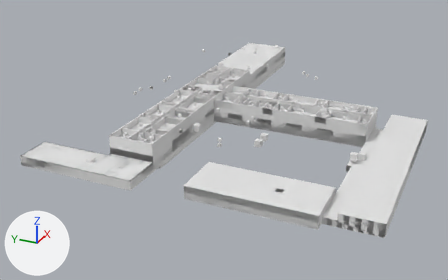
The glTF model public/pspu.glb, before and after one commit.
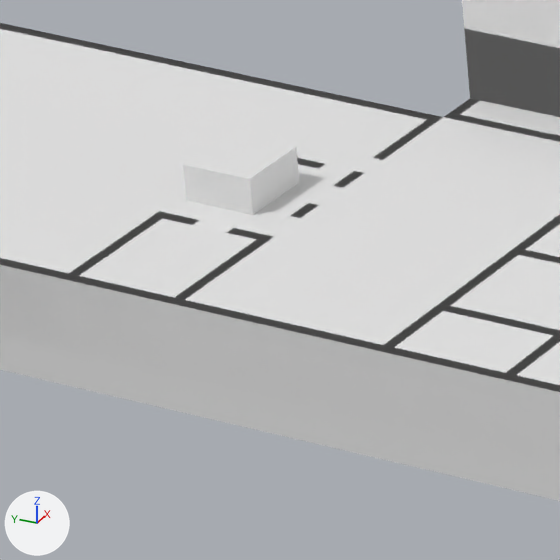
The first picture shows the older version from a 50 mm camera at (-192.5, -60.9, 86.0) aimed at (-9.6, 21.4, -5.4). The close-ups show both versions on the part from 16% to 26% of the width and 52% to 69% of the height of that picture; other places that the commit changed are outside them. Lighting does not change. The marker at lower left points along +X, +Y and +Z. Where no turn or scale is listed for an object, it has been applied to the vertices.

Objects in the first close-up: 'f_ground', 'g_walls', 'gp_1.002', 's_ground', 't_ground'.
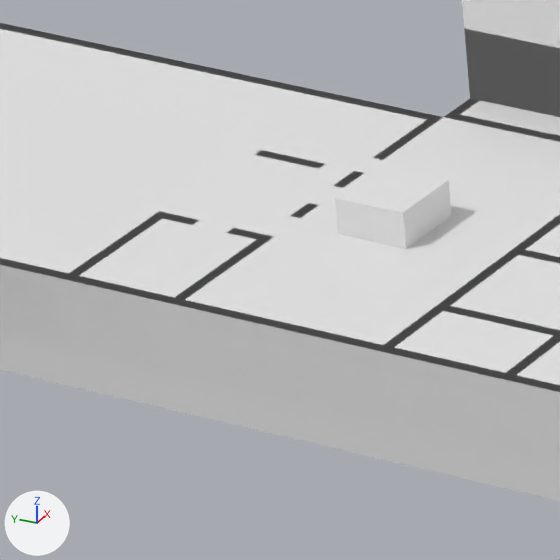
Changed parts and their boxes [x1, y1, x2, y2] in the close-ups (560 x 560 px):
'gp_1.002', moved: before [183, 133, 300, 215]; after [335, 165, 452, 249]

The change, as a list of edits to the scene's bpy script:
```text
Change ob_gp_1_002:
    ob_gp_1_002.location: (-58.51, 42.4, 4.0) -> (-58.51, 37.86, 4.0)
```
